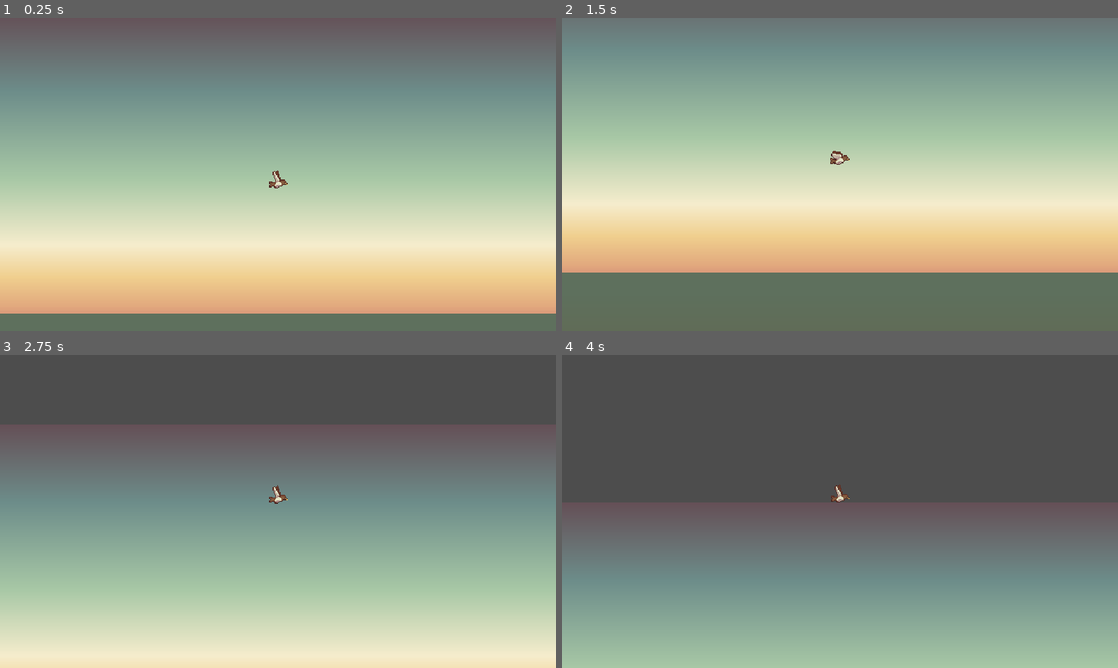
Above: before the commit, frames 1-4 (two rows, left to right).
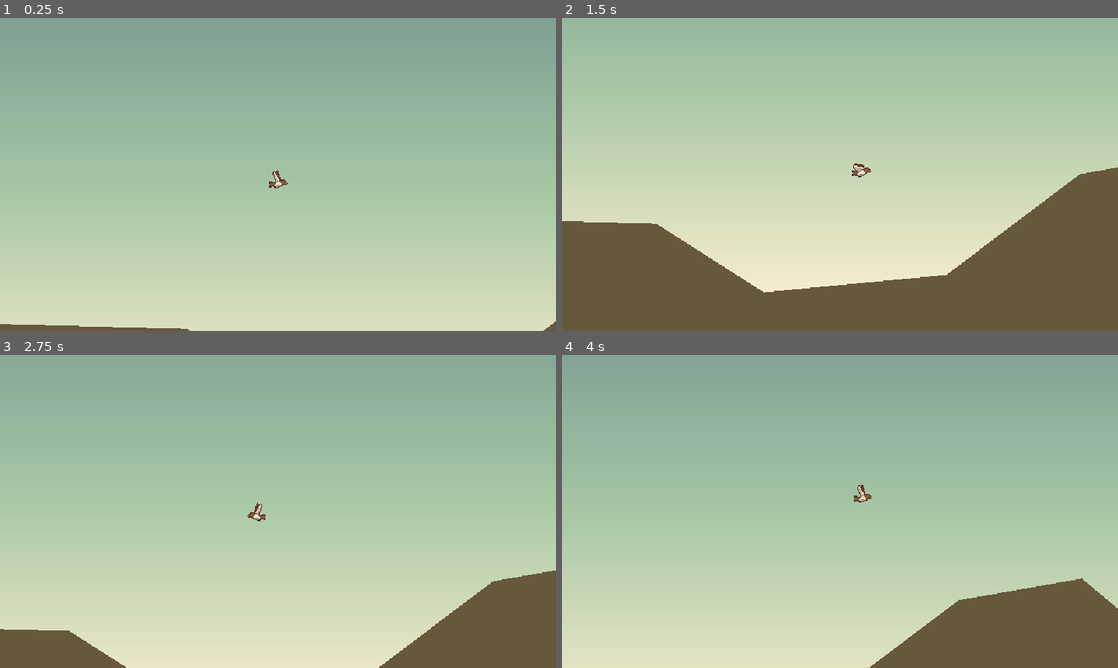
Above: after the commit, the same moments.

Repository: torontocaper/jams-trijam-339-stork
Game: Godot game, scene res://main.tscn
Two runs of this game, one before a commit and one after it. Both use one fixed random seed, a clock stepped at 60 frames per second and the inputs below.
Inputs:
- Up to frame 1 (0.25 s): no input
- Up to frame 2 (1.5 s): hold Down (dive, bound only after the commit) 0.53-1.28 s; hold Right (right) from 0.53 s (still down); tap Space (flap) at 0.77, 0.8, 1.07, 1.35 s
- Up to frame 3 (2.75 s): tap Space (flap) at 1.52, 1.82, 2.3 s; tap Down (dive, bound only after the commit) at 1.55 s; release Right (right) at 2.03 s; hold A (left) from 2.03 s (still down); hold Down (dive, bound only after the commit) from 2.03 s (still down)
- Up to frame 4 (4 s): release A (left) at 2.78 s; release Down (dive, bound only after the commit) at 2.78 s; hold Right (right) from 2.78 s (still down); tap Down (dive, bound only after the commit) at 2.85 s; tap Space (flap) at 3.02, 3.32, 3.6, 3.77 s

The runs differ from the first frame. In frame 1, 72% of the frame differs, in the area x 0-100%, y 0-100%; in frame 2, 76%; in frame 3, 87%; in frame 4, 100%.

Commit message:
made world look bigger, in addition to adding l/r movement

Diff:
--- a/ground.tscn
+++ b/ground.tscn
@@ -1,22 +1,21 @@
-[gd_scene load_steps=4 format=3 uid="uid://bdotqy3qnw0gw"]
-
-[sub_resource type="RectangleShape2D" id="RectangleShape2D_lv0v5"]
-size = Vector2(640, 360)
+[gd_scene load_steps=3 format=3 uid="uid://bdotqy3qnw0gw"]
 
 [sub_resource type="Gradient" id="Gradient_lv0v5"]
-offsets = PackedFloat32Array(0.068396226, 0.6886792, 1)
-colors = PackedColorArray(0.37018666, 0.44, 0.36519998, 1, 0.42, 0.3626, 0.24780001, 1, 0.35, 0.3371083, 0.2905, 1)
+offsets = PackedFloat32Array(0.44660193, 0.85194176, 1)
+colors = PackedColorArray(0.65882355, 0.78431374, 0.6509804, 1, 0.9647059, 0.92941177, 0.8039216, 1, 0.96, 0.96, 0.96, 1)
 
 [sub_resource type="GradientTexture2D" id="GradientTexture2D_yh8r4"]
 gradient = SubResource("Gradient_lv0v5")
-width = 640
-height = 360
-fill_to = Vector2(0, 1)
+fill_from = Vector2(0, 1)
+fill_to = Vector2(0, 0)
 
 [node name="Ground" type="StaticBody2D"]
 
-[node name="CollisionShape2D" type="CollisionShape2D" parent="."]
-shape = SubResource("RectangleShape2D_lv0v5")
+[node name="CollisionPolygon2D" type="CollisionPolygon2D" parent="."]
+polygon = PackedVector2Array(-495, -172.5, -104, -162.5, 20, -83.5, 230, -103.5, 384, -219.5, 526, -244.5, 659, -133.5, 778, -53.5, 790, 251.5, -666, 242.5, -656, -88.5)
 
-[node name="Sprite2D" type="Sprite2D" parent="."]
+[node name="Polygon2D" type="Polygon2D" parent="."]
+color = Color(0.42, 0.3626, 0.24780001, 1)
 texture = SubResource("GradientTexture2D_yh8r4")
+polygon = PackedVector2Array(-495, -172.5, -104, -162.5, 20, -83.5, 230, -103.5, 384, -219.5, 526, -244.5, 659, -133.5, 778, -53.5, 790, 251.5, -666, 242.5, -656, -88.5)
+uv = PackedVector2Array(-495, -172.5, -104, -162.5, 20, -83.5, 240, -73.5, 376, -247.5, 567, -249.5, 679, -104.5, 778, -53.5, 790, 251.5, -666, 242.5, -656, -88.5)
--- a/project.godot
+++ b/project.godot
@@ -45,6 +45,13 @@
 , Object(InputEventKey,"resource_local_to_scene":false,"resource_name":"","device":-1,"window_id":0,"alt_pressed":false …(183 unchanged characters)…
 ]
 }
+dive={
+"deadzone": 0.2,
+"events": [Object(InputEventKey,"resource_local_to_scene":false,"resource_name":"","device":-1,"window_id":0,"alt_pressed":false,"shift_pressed":false,"ctrl_pressed":false,"meta_pressed":false,"pressed":false,"keycode":0,"physical_keycode":4194322,"key_label":0,"unicode":0,"location":0,"echo":false,"script":null)
+, Object(InputEventKey,"resource_local_to_scene":false,"resource_name":"","device":-1,"window_id":0,"alt_pressed":false,"shift_pressed":false,"ctrl_pressed":false,"meta_pressed":false,"pressed":false,"keycode":0,"physical_keycode":83,"key_label":0,"unicode":115,"location":0,"echo":false,"script":null)
+, Object(InputEventMouseButton,"resource_local_to_scene":false,"resource_name":"","device":-1,"window_id":0,"alt_pressed":false,"shift_pressed":false,"ctrl_pressed":false,"meta_pressed":false,"button_mask":0,"position":Vector2(0, 0),"global_position":Vector2(0, 0),"factor":1.0,"button_index":2,"canceled":false,"pressed":false,"double_click":false,"script":null)
+]
+}
 
 [rendering]
 
--- a/sky_sprite.tscn
+++ b/sky_sprite.tscn
@@ -6,8 +6,8 @@
 
 [sub_resource type="GradientTexture2D" id="GradientTexture2D_0mgb0"]
 gradient = SubResource("Gradient_fwceb")
-width = 640
-height = 360
+width = 1920
+height = 1080
 fill_to = Vector2(0, 1)
 
 [node name="SkySprite" type="Sprite2D"]
--- a/stork.gd
+++ b/stork.gd
@@ -1,35 +1,82 @@
 extends CharacterBody2D
 
+# Vertical motion
 @export var gravity: float = 400
 @export var flap_impulse: float = 200
 @export var max_fall_speed: float = 200
+@export var dive_gravity_multiplier: float = 2.0
+@export var dive_max_fall_speed: float = 400
+
+# Horizontal motion
+@export var air_speed: float = 140
+@export var ground_speed: float = 80
+@export var air_control: float = 1.0     # <1 = looser control in air
+@export var ground_friction: float = 0.2 # slowdown on ground when no input
 
 var input_locked := false
+@onready var anim: AnimatedSprite2D = $AnimatedSprite2D
 
 func _ready() -> void:
-	$AnimatedSprite2D.play("glide")
-	$AnimatedSprite2D.animation_finished.connect(_on_anim_finished)
+	anim.play("glide")
+	anim.animation_finished.connect(_on_anim_finished)
 
 func _physics_process(delta: float) -> void:
-	velocity.y += gravity * delta
-	velocity.y = min(velocity.y, max_fall_speed)
+	# --- Horizontal input (custom actions) ---
+	var dir := Input.get_action_strength("right") - Input.get_action_strength("left")
+	var current_speed := (ground_speed if is_on_floor() else air_speed)
+	var target_vx := dir * current_speed
+	var control := (air_control if not is_on_floor() else 1.0)
+	velocity.x = lerp(velocity.x, target_vx, control)
+
+	if is_on_floor() and dir == 0:
+		velocity.x = lerp(velocity.x, 0.0, ground_friction)
+
+	if abs(velocity.x) > 1.0:
+		anim.flip_h = velocity.x < 0.0
+
+	# --- Vertical motion (gravity + flap + dive) ---
+	var g := gravity
+	var fall_cap := max_fall_speed
+	var diving := Input.is_action_pressed("dive") and not is_on_floor()
+	if diving:
+		g *= dive_gravity_multiplier
+		fall_cap = dive_max_fall_speed
+
+	velocity.y = min(velocity.y + g * delta, fall_cap)
 
 	if not input_locked and Input.is_action_just_pressed("flap"):
 		velocity.y = -flap_impulse
 		input_locked = true
-		$AnimatedSprite2D.play("flap")
-		$AudioStreamPlayer2D.play()
+		anim.play("flap")
+		if $AudioStreamPlayer2D:
+			$AudioStreamPlayer2D.play()
 
 	move_and_slide()
 
-	# Check floor after moving
-	if is_on_floor() and not input_locked:
-		$AnimatedSprite2D.play("idle")
+	# --- Animation state ---
+	if input_locked:
+		return
+
+	_update_anim(diving)
 
 func _on_anim_finished() -> void:
 	input_locked = false
-	# Only go back to glide if we're in the air
-	if not is_on_floor():
-		$AnimatedSprite2D.play("glide")
+	_update_anim(Input.is_action_pressed("dive") and not is_on_floor())
+
+func _update_anim(diving: bool) -> void:
+	if is_on_floor():
+		if abs(velocity.x) > 1.0:
+			if anim.animation != "walk" or not anim.is_playing():
+				anim.play("walk")
+		else:
+			if anim.animation != "idle" or not anim.is_playing():
+				anim.play("idle")
+		return
+
+	# Airborne
+	if diving:
+		if anim.animation != "dive" or not anim.is_playing():
+			anim.play("dive")     # set to Loop in SpriteFrames
 	else:
-		$AnimatedSprite2D.play("idle")
+		if anim.animation != "glide" or not anim.is_playing():
+			anim.play("glide")    # loop
--- a/stork.tscn
+++ b/stork.tscn
@@ -1,10 +1,14 @@
-[gd_scene load_steps=17 format=3 uid="uid://bc65orfiey1rx"]
+[gd_scene load_steps=18 format=3 uid="uid://bc65orfiey1rx"]
 
 [ext_resource type="Texture2D" uid="uid://nu4dteuv62xh" path="res://assets/bird_2_brown_1.png" id="1_ax6rl"]
 [ext_resource type="Script" uid="uid://cceknkw7tydix" path="res://stork.gd" id="1_b00bf"]
 [ext_resource type="AudioStream" uid="uid://bwi0y6f1cj2kh" path="res://assets/up.wav" id="3_e5lgo"]
 
 [sub_resource type="CircleShape2D" id="CircleShape2D_b00bf"]
+
+[sub_resource type="AtlasTexture" id="AtlasTexture_a08cq"]
+atlas = ExtResource("1_ax6rl")
+region = Rect2(0, 96, 32, 32)
 
 [sub_resource type="AtlasTexture" id="AtlasTexture_evco4"]
 atlas = ExtResource("1_ax6rl")
@@ -52,6 +56,14 @@
 
 [sub_resource type="SpriteFrames" id="SpriteFrames_6pbdk"]
 animations = [{
+"frames": [{
+"duration": 1.0,
+"texture": SubResource("AtlasTexture_a08cq")
+}],
+"loop": true,
+"name": &"dive",
+"speed": 5.0
+}, {
 "frames": [{
 "duration": 1.0,
 "texture": SubResource("AtlasTexture_evco4")
@@ -148,9 +160,8 @@
 
 [node name="AnimatedSprite2D" type="AnimatedSprite2D" parent="."]
 sprite_frames = SubResource("SpriteFrames_6pbdk")
-animation = &"walk"
+animation = &"dive"
 autoplay = "glide"
-frame_progress = 0.78299904
 
 [node name="Camera2D" type="Camera2D" parent="."]
 position_smoothing_enabled = true
